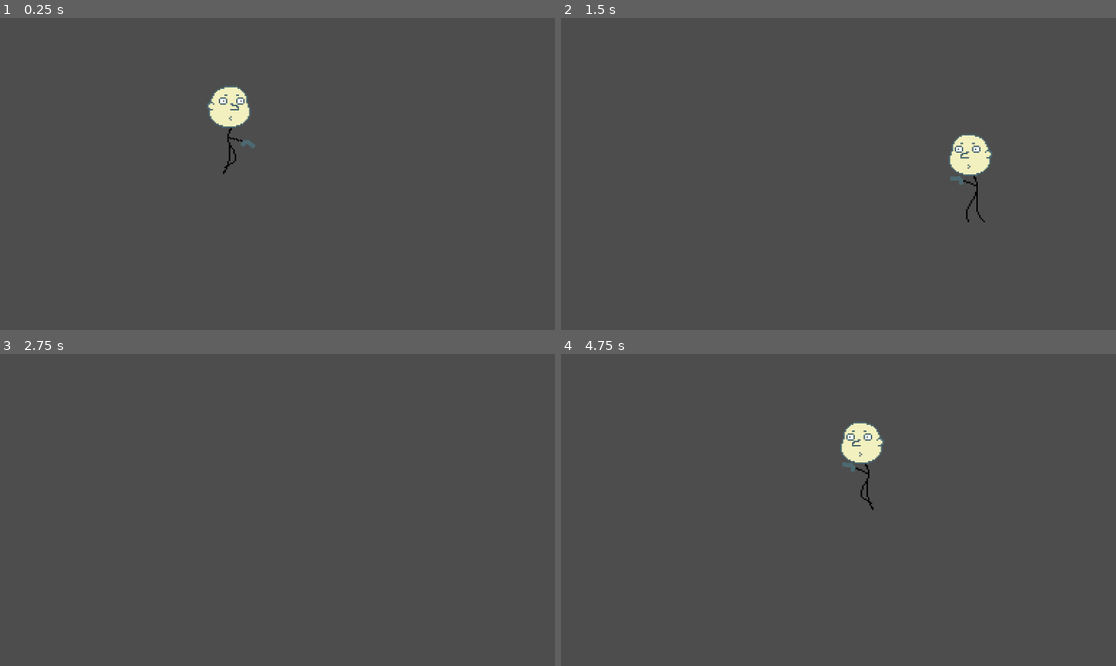
Above: before the commit, frames 1-4 (two rows, left to right).
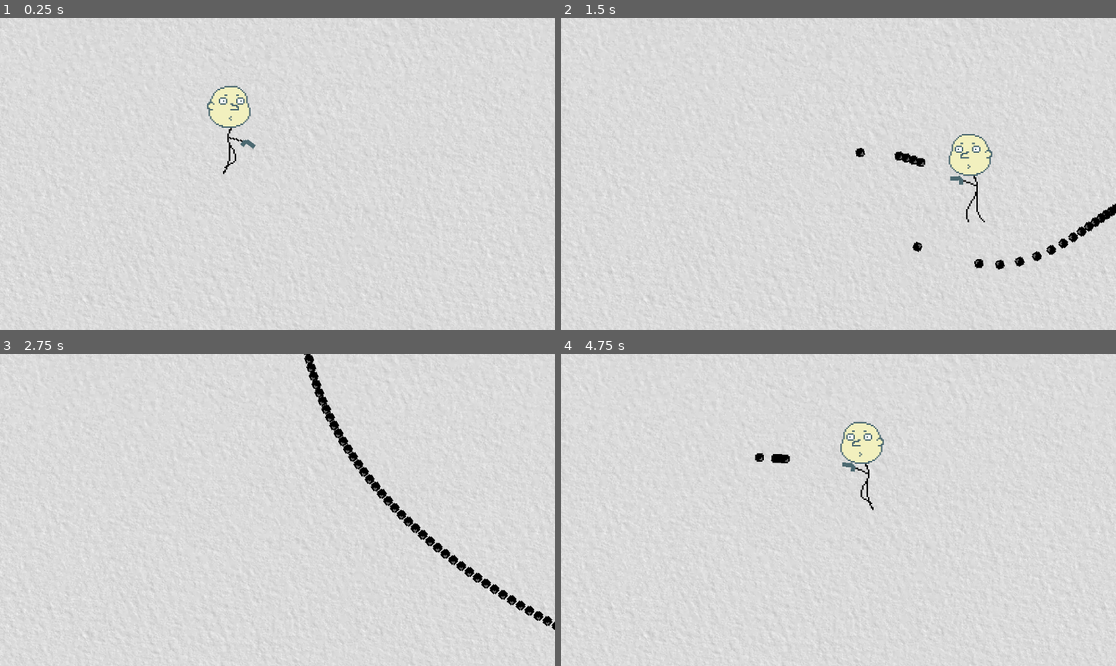
Above: after the commit, the same moments.

Repository: lambtoken/bob
Game: Godot game, scene res://scenes/game.tscn
Two runs of this game, one before a commit and one after it. Both use one fixed random seed, a clock stepped at 60 frames per second and the inputs below.
Inputs (mouse positions are in pixels of both pictures, inside the frame that each line leads up to):
- Up to frame 1 (0.25 s): no input
- Up to frame 2 (1.5 s): tap Enter at 0.5 s; move the mouse to (960, 158) at 0.52 s; press the mouse at (960, 158) at 0.53 s; hold D (right) 0.53-1.28 s; move the mouse to (727, 189) at 1.27 s; release the mouse at (727, 189) at 1.28 s; hold S (down) from 1.28 s (still down); click (727, 189) at 1.35 s
- Up to frame 3 (2.75 s): move the mouse to (333, 441) at 2.02 s; release S (down) at 2.03 s; press the mouse at (333, 441) at 2.03 s; hold D (right) from 2.03 s (still down)
- Up to frame 4 (4.75 s): move the mouse to (810, 572) at 2.77 s; release D (right) at 2.78 s; release the mouse at (810, 572) at 2.78 s; hold W (up) 2.78-3.53 s; click (810, 572) at 2.85 s; move the mouse to (1005, 556) at 3.52 s; press the mouse at (1005, 556) at 3.53 s; hold A (left) from 3.53 s (still down); move the mouse to (672, 463) at 4.27 s; release the mouse at (672, 463) at 4.28 s; click (672, 463) at 4.35 s

The runs differ from the first frame. In frame 1, 99% of the frame differs, in the area x 0-100%, y 0-100%; in frame 2, 99%; in frame 3, 100%; in frame 4, 99%.

Commit message:
Bullet hell

Diff:
--- a/objects/bob/arm.gd
+++ b/objects/bob/arm.gd
@@ -1,11 +1,18 @@
 extends Sprite2D
 
 @onready var bob = get_parent().get_parent()
+@onready var marker = $Marker2D
+var bulletScene = preload("res://objects/bullet/bullet.tscn")
 
 # Called when the node enters the scene tree for the first time.
 func _ready() -> void:
 	pass # Replace with function body.
 
+func shoot() -> void:
+	var instance = bulletScene.instantiate()
+	instance.transform = marker.global_transform
+
+	get_tree().root.add_child(instance)
 
 # Called every frame. 'delta' is the elapsed time since the previous frame.
 func _process(delta: float) -> void:
--- a/objects/bob/bob.gd
+++ b/objects/bob/bob.gd
@@ -17,8 +17,7 @@
 }
 
 func _init() -> void:
-	pass
-
+	Input.set_mouse_mode(Input.MOUSE_MODE_CONFINED_HIDDEN)
 func _process(delta: float) -> void:
 
 	var dist2Mouse: Vector2 = get_global_mouse_position() - self.position
@@ -46,6 +45,9 @@
 	if Input.is_action_pressed("right"):
 		dir.x += 1
 
+	if Input.is_action_pressed("shoot"):
+		$Body/Arm.shoot()
+
 	velocity = dir.normalized() * SPEED
 
 	move_and_slide()
--- a/objects/bob/bob.tscn
+++ b/objects/bob/bob.tscn
@@ -319,6 +319,10 @@
 offset = Vector2(-4, 9)
 script = ExtResource("4_18ods")
 
+[node name="Marker2D" type="Marker2D" parent="Body/Arm"]
+position = Vector2(-17.9895, -6.03141)
+rotation = 3.14159
+
 [node name="AnimatedSprite2D" type="AnimatedSprite2D" parent="Body"]
 position = Vector2(-2, -1)
 sprite_frames = SubResource("SpriteFrames_53238")
--- /dev/null
+++ b/objects/bullet/bullet.gd
@@ -0,0 +1,12 @@
+extends Area2D
+
+var SPEED: float = 300.0
+
+# Called when the node enters the scene tree for the first time.
+func _ready() -> void:
+	pass # Replace with function body.
+
+
+# Called every frame. 'delta' is the elapsed time since the previous frame.
+func _process(delta: float) -> void:
+	position += transform.x * SPEED * delta
--- /dev/null
+++ b/objects/bullet/bullet.tscn
@@ -0,0 +1,16 @@
+[gd_scene load_steps=4 format=3 uid="uid://datld0bgq2ikw"]
+
+[ext_resource type="Script" path="res://objects/bullet/bullet.gd" id="1_8k3f5"]
+[ext_resource type="Texture2D" uid="uid://c735s6lwh7l4s" path="res://assets/bullet.png" id="2_0pgib"]
+
+[sub_resource type="CircleShape2D" id="CircleShape2D_gn0vu"]
+radius = 3.0
+
+[node name="Bullet" type="Area2D"]
+script = ExtResource("1_8k3f5")
+
+[node name="Sprite2D" type="Sprite2D" parent="."]
+texture = ExtResource("2_0pgib")
+
+[node name="CollisionShape2D" type="CollisionShape2D" parent="."]
+shape = SubResource("CircleShape2D_gn0vu")
--- a/project.godot
+++ b/project.godot
@@ -36,6 +36,11 @@
 "events": [Object(InputEventKey,"resource_local_to_scene":false,"resource_name":"","device":-1,"window_id":0,"alt_press …(192 unchanged characters)…
 ]
 }
+shoot={
+"deadzone": 0.5,
+"events": [Object(InputEventMouseButton,"resource_local_to_scene":false,"resource_name":"","device":-1,"window_id":0,"alt_pressed":false,"shift_pressed":false,"ctrl_pressed":false,"meta_pressed":false,"button_mask":1,"position":Vector2(198, 12),"global_position":Vector2(207, 58),"factor":1.0,"button_index":1,"canceled":false,"pressed":true,"double_click":false,"script":null)
+]
+}
 
 [rendering]
 
--- a/scenes/game.tscn
+++ b/scenes/game.tscn
@@ -1,9 +1,17 @@
-[gd_scene load_steps=2 format=3 uid="uid://78ydajy1ls08"]
+[gd_scene load_steps=3 format=3 uid="uid://78ydajy1ls08"]
 
 [ext_resource type="PackedScene" uid="uid://brqkxwm2xe53t" path="res://objects/bob/bob.tscn" id="1_seitm"]
+[ext_resource type="Texture2D" uid="uid://58vt2vhc33kw" path="res://assets/paper.png" id="2_k0u6u"]
 
 [node name="Game" type="Node2D"]
 
 [node name="Bob" parent="." instance=ExtResource("1_seitm")]
 position = Vector2(475, 180)
 scale = Vector2(3, 3)
+
+[node name="TextureRect" type="TextureRect" parent="."]
+z_index = -2
+offset_right = 1152.0
+offset_bottom = 1024.0
+texture = ExtResource("2_k0u6u")
+stretch_mode = 1
Binary file added: assets/bullet.png
Not shown, added: assets/bullet.png.import
Binary file added: assets/paper.png
Not shown, added: assets/paper.png.import
